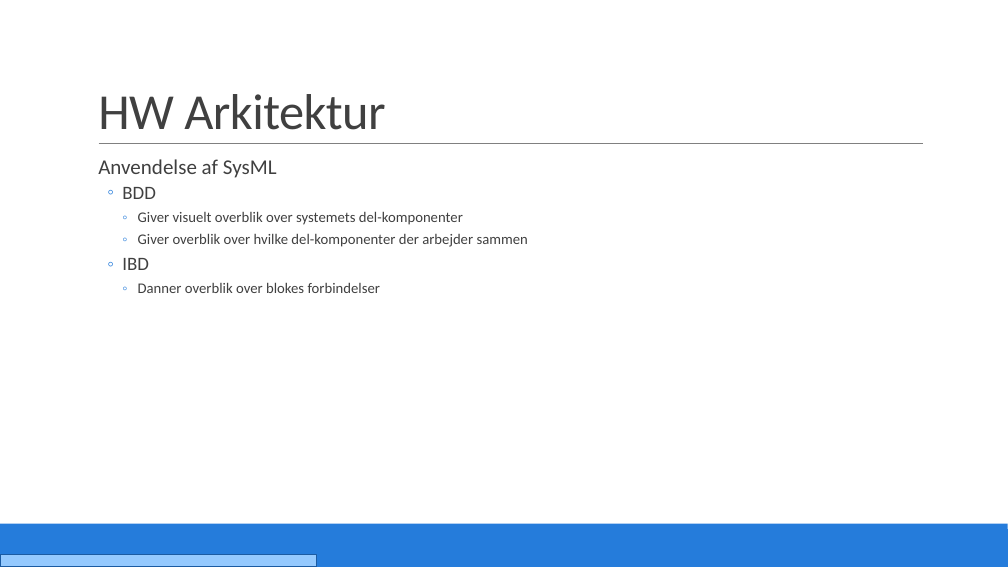
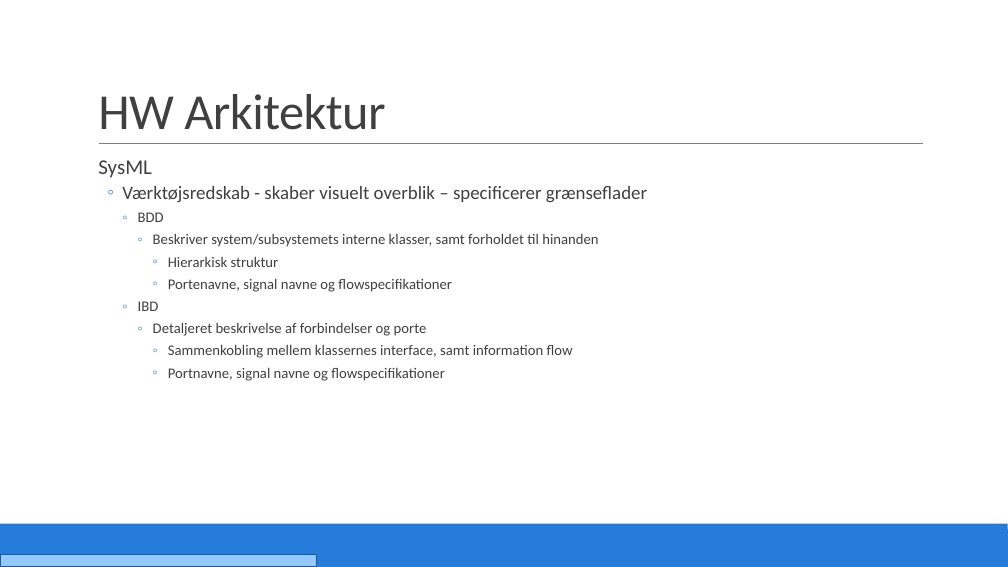
Before and after one commit to PRJ2GR15/Rapport, a slide deck: slide 11 of Fremlæggelse/Fremlæggelse.pptm. Drawn at 1008x567 pixels with LibreOffice and Linux fonts; fonts in the diff are those of the drawing. Boxes give left, top, right and bottom in pixels: in the first picture for what was removed or moved away, otherwise in the second. Text is boxed around its words. In the diff, an @@ line names an element or a change of style, - is before the commit and + after.

Commit message:
jjj

```diff
--- a/Fremlæggelse/Fremlæggelse.pptm
+++ b/Fremlæggelse/Fremlæggelse.pptm
@@ text at [98, 160, 647, 202]: text changed; size 20 to 18 pt @@
-  Anvendelse af SysML
+  SysML
+  ◦ Værktøjsredskab - skaber visuelt overblik – specificerer grænseflader
@@ text at [138, 212, 164, 311]: size 18 to 14 pt in "BDD", "IBD"; list level 2 to 3 in "BDD"; list level 2 to 3 in "IBD" @@
@@ text at [153, 233, 598, 292]: text changed @@
-    ◦ Giver visuelt overblik over systemets del-komponenter
-    ◦ Giver overblik over hvilke del-komponenter der arbejder sammen
+      ◦ Beskriver system/subsystemets interne klasser, samt forholdet til hinanden
+        ◦ Hierarkisk struktur
+        ◦ Portenavne, signal navne og flowspecifikationer
@@ text at [153, 322, 573, 381]: text changed @@
-    ◦ Danner overblik over blokes forbindelser
+      ◦ Detaljeret beskrivelse af forbindelser og porte
+        ◦ Sammenkobling mellem klassernes interface, samt information flow
+        ◦ Portnavne, signal navne og flowspecifikationer
```
